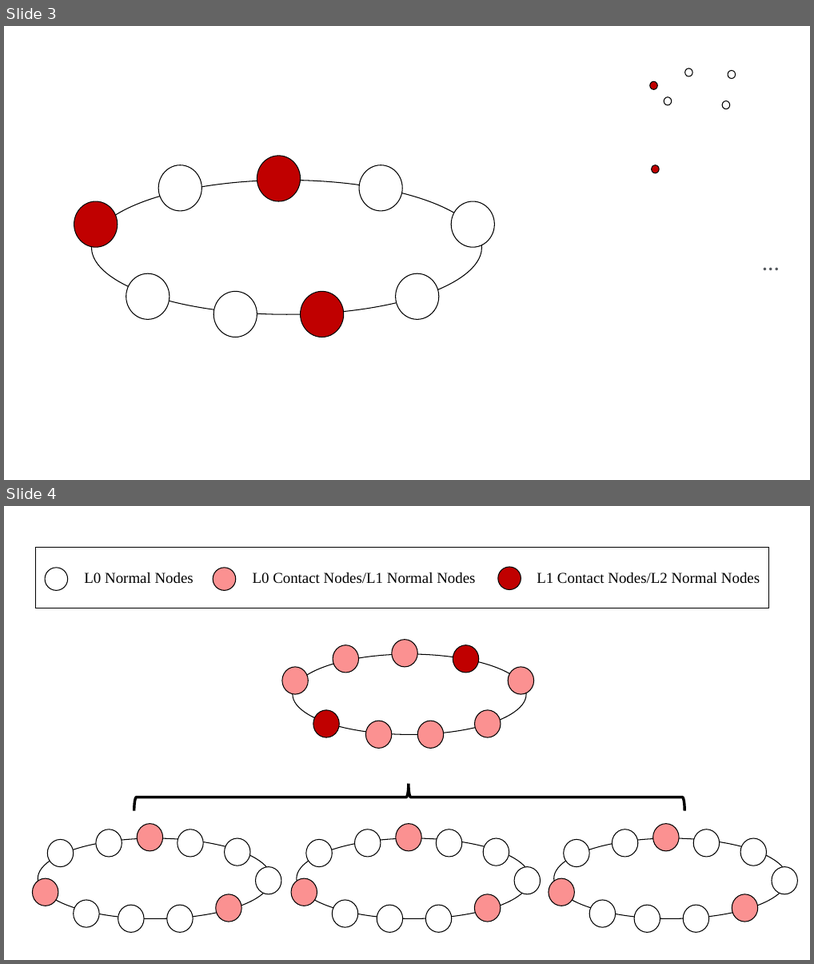
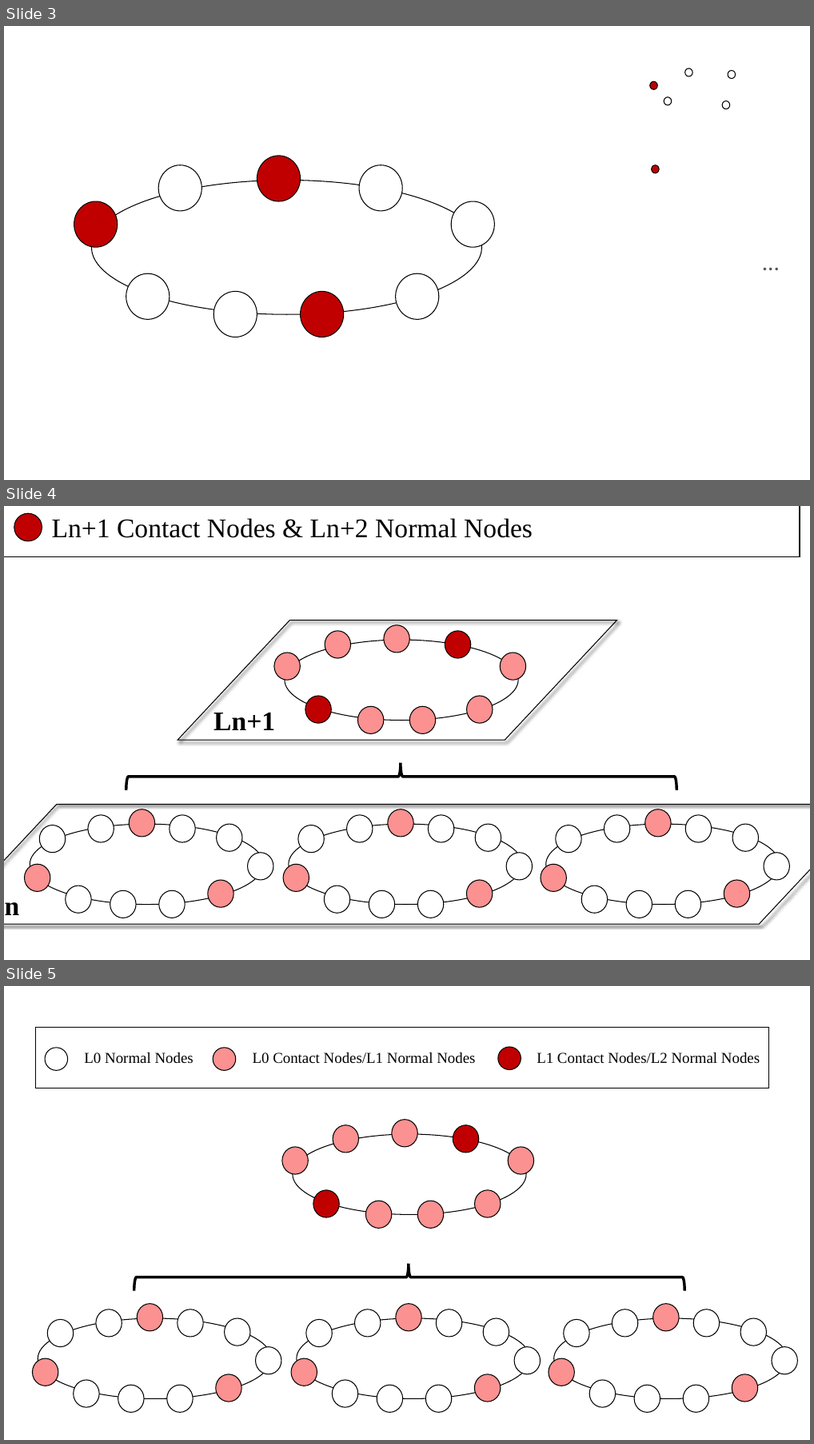
Before and after one commit to James-QiuHaoran/structured-p2p-overlay-network, a slide deck: paper-atc/paper-src/figures/structure.pptx. Shown one above the other, each under a label of ours: slides 3 and 4 before the commit, slides 3, 4 and 5 after it. The pictures are 814x964 and 814x1444 pixels, drawn with LibreOffice and Linux fonts; fonts in the diff are those of the drawing. Boxes give left, top, right and bottom in pixels: in the first picture for what was removed or moved away, otherwise in the second. Text is boxed around its words. In the diff, an @@ line names an element or a change of style, - is before the commit and + after.

```diff
--- a/paper-atc/paper-src/figures/structure.pptx
+++ b/paper-atc/paper-src/figures/structure.pptx
@@ slide 4 added at (4, 506, 810, 960), background #FFFFFF @@
@@ group added at (4, 506, 810, 924): 47 ellipses, 3 texts, 2 parallelograms, 1 left brace, 1 rectangle @@
+Ln+1
+Ln
+Ln+1 Contact Nodes & Ln+2 Normal Nodes
@@ what was slide 4 is now slide 5 @@
```
Also in this commit, not shown: 3 other slides added, 4 other files.
